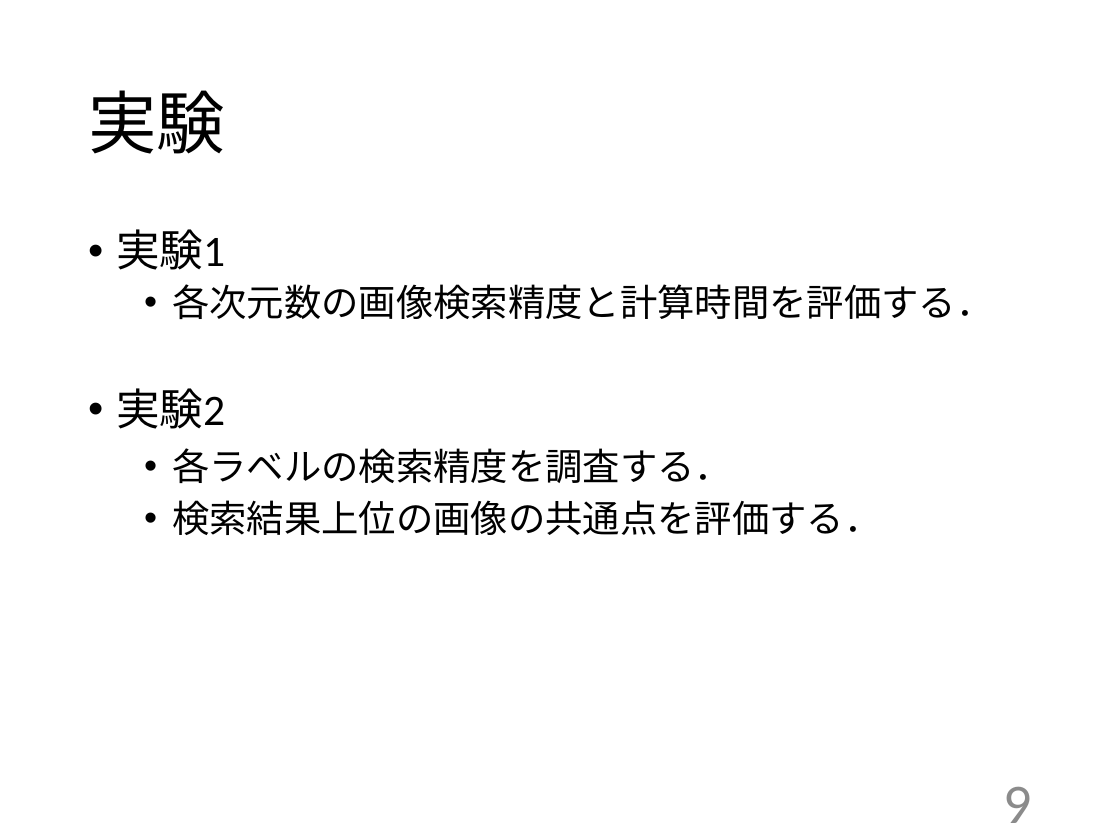
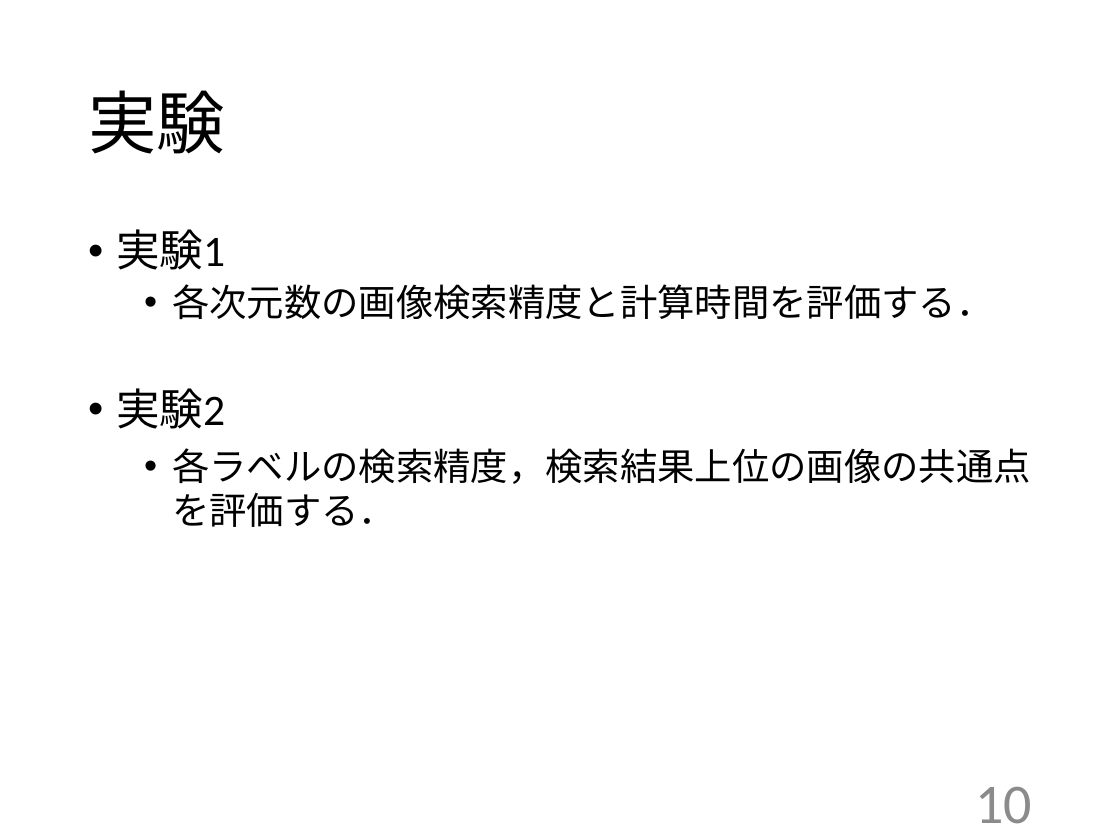
Before and after one commit to kait-takanolab/1821005-yoshioka-thesis, a slide deck: slide 10 of 卒研発表/1821005_yoshioka_thesis.pptx (slide 9 before the commit). Drawn at 1120x840 pixels with LibreOffice and Linux fonts; fonts in the diff are those of the drawing. Boxes give left, top, right and bottom in pixels: in the first picture for what was removed or moved away, otherwise in the second. Text is boxed around its words. In the diff, an @@ line names an element or a change of style, - is before the commit and + after.

```diff
--- a/卒研発表/1821005_yoshioka_thesis.pptx
+++ b/卒研発表/1821005_yoshioka_thesis.pptx
@@ text at <box>172,448,1031,527</box>: text changed @@
-  • 各ラベルの検索精度を調査する．
-  • 検索結果上位の画像の共通点を評価する．
+  • 各ラベルの検索精度，検索結果上位の画像の共通点を評価する．
@@ page number at <box>975,787,1032,824</box>: text changed @@
-9
+10
```
Also in this commit, not shown: 6 other slides changed.
